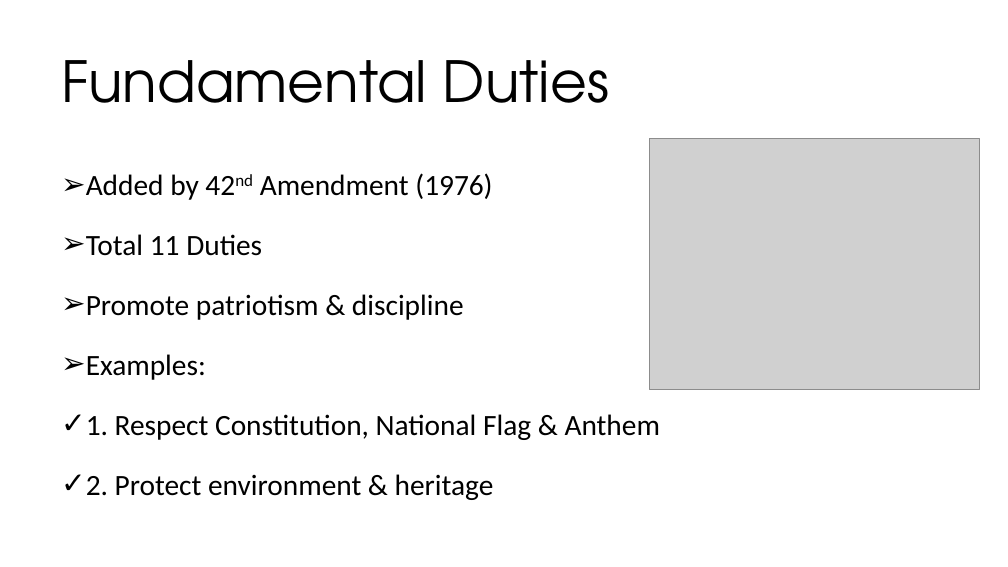
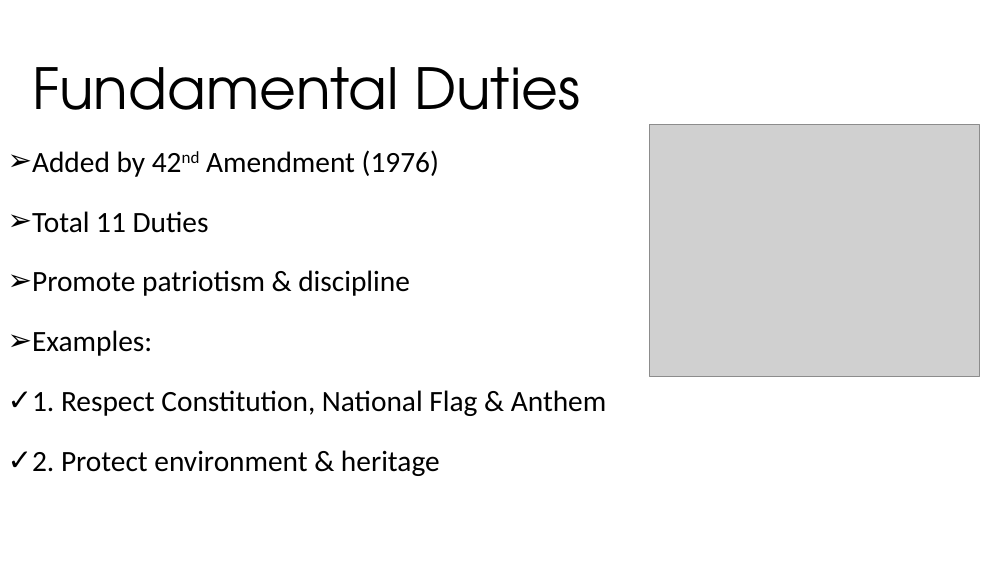
Before and after one commit to ParthHaker/ppt, a slide deck: slide 7 of The Constitution of India.pptx. Drawn at 1008x567 pixels with LibreOffice and Linux fonts; fonts in the diff are those of the drawing; grey boxes stand for pictures; background and template pictures are left out. Boxes give left, top, right and bottom in pixels: in the first picture for what was removed or moved away, otherwise in the second. Text is boxed around its words. In the diff, an @@ line names an element or a change of style, - is before the commit and + after.

```diff
--- a/The Constitution of India.pptx
+++ b/The Constitution of India.pptx
@@ title "Fundamental Duties": place and size @@
-title "Fundamental Duties" at box(61, 60, 609, 103)
+title "Fundamental Duties" at box(33, 67, 580, 110)
@@ text "Added by 42nd Amendment (1976)": place and size @@
-text "Added by 42nd Amendment (1976)" at box(86, 173, 660, 500)
+text "Added by 42nd Amendment (1976)" at box(32, 150, 606, 476)
@@ picture: place and size @@
-picture at box(650, 138, 979, 389)
+picture at box(650, 125, 979, 376)
```
Also in this commit, not shown: 6 other slides changed.
